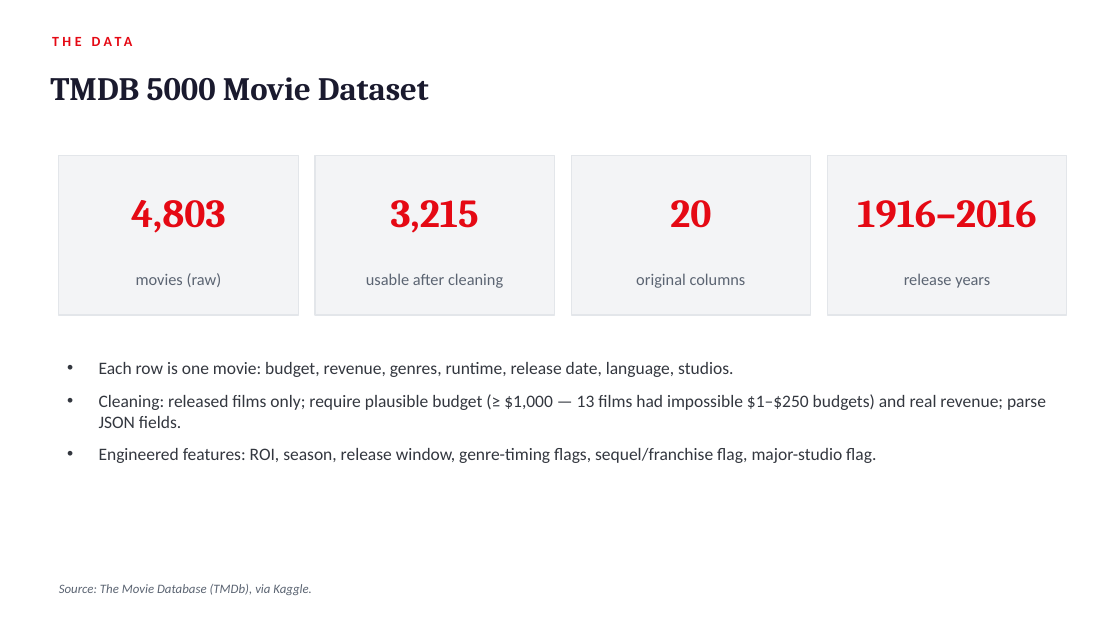
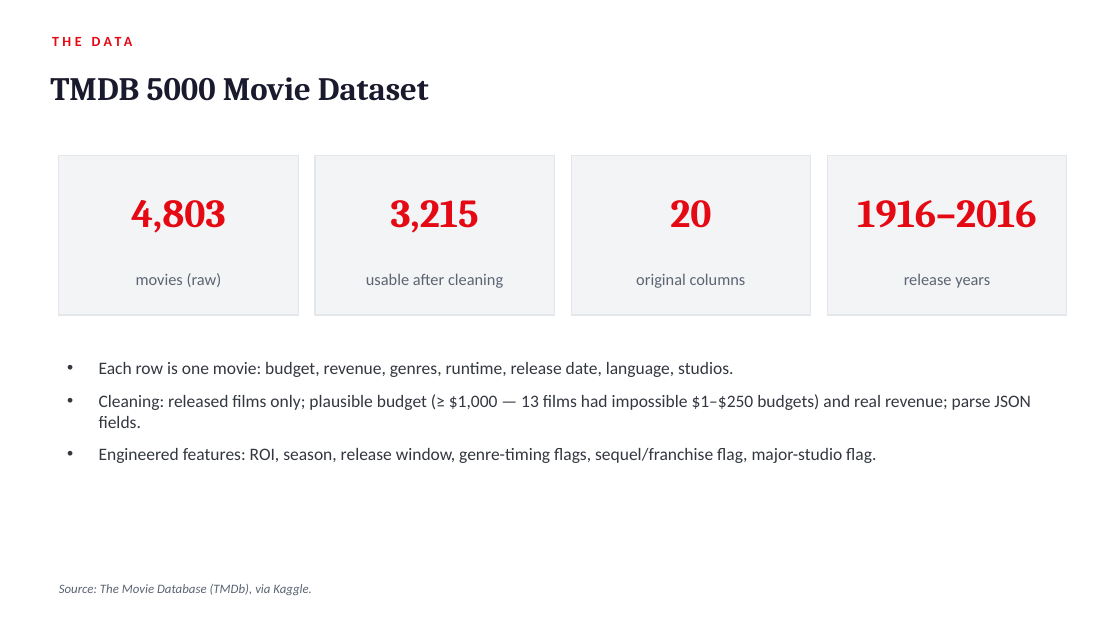
Before and after one commit to bdspeicher12/UMBC-DATA606-Capstone, a slide deck: slide 4 of docs/final_presentation.pptx. Drawn at 1120x630 pixels with LibreOffice and Linux fonts; fonts in the diff are those of the drawing. Boxes give left, top, right and bottom in pixels: in the first picture for what was removed or moved away, otherwise in the second. Text is boxed around its words. In the diff, an @@ line names an element or a change of style, - is before the commit and + after.

```diff
--- a/docs/final_presentation.pptx
+++ b/docs/final_presentation.pptx
@@ text at (x1=99, y1=394, x2=1030, y2=428): text changed @@
-• Cleaning: released films only; require plausible budget (≥ $1,000 — 13 films had impossible $1–$250 budgets) and real revenue; parse JSON fields.
+• Cleaning: released films only; plausible budget (≥ $1,000 — 13 films had impossible $1–$250 budgets) and real revenue; parse JSON fields.
```
Also in this commit, not shown: 8 other slides changed, 4 slides added, 4 slides removed, 2 other files.
